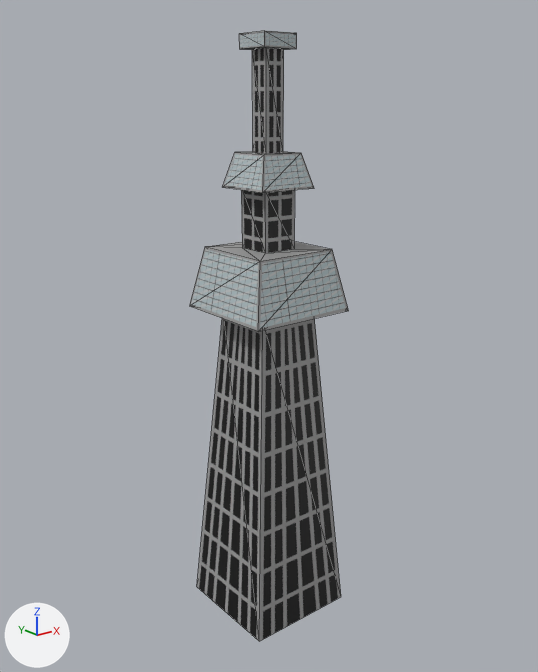
One commit to the FBX model asset/model/taw-.fbx: the scene before it, then after it.
Rendered twice from a 50 mm lens placed at (-0.0487, -0.061, 0.0591), pointed at (0.0003, 0.0002, 0.0346). The lights are fixed; the arrows at lower left show +X, +Y and +Z. The picture after the commit comes second. Mesh edges are drawn as thin lines. Where no turn or scale is listed for an object, it has been applied to the vertices.

Before the edit, the objects in view are built like this:
```python
me_mesh = bpy.data.meshes.new('Mesh')
me_mesh.from_pydata(...)  # 49 vertices, 94 faces; spans x -0.0063..0.0063, y -0.0063..0.0063, z 0.0..0.0637
me_mesh.materials.append(mat_lambert17)  # picture img_texturetowermain_v2_png
ob_pcube12 = bpy.data.objects.new('pCube12', me_mesh)
ob_pcube12.location = (0.0, 0.0, 0.0019)
```
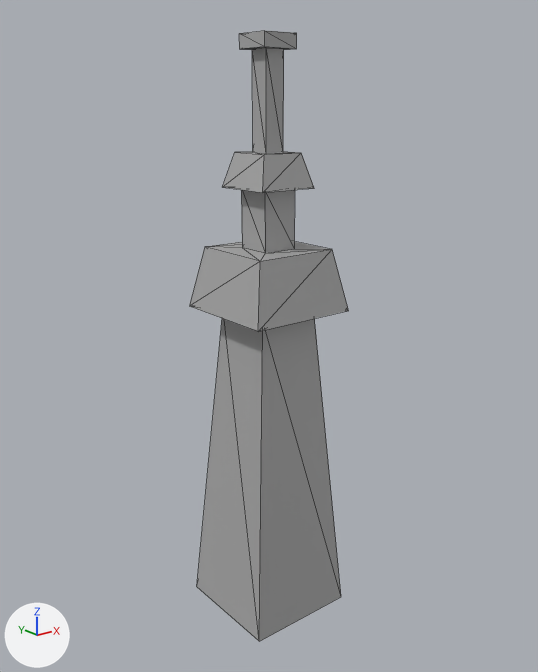
The edits, one by one:
Material 'standardSurface1' (mat_standardsurface1) is new.
Its base color is (0.4, 0.4, 0.4) (grey #aaaaaa).
me_mesh has 49 vertices, 94 faces and spans x -0.0063..0.0063, y -0.0063..0.0063, z 0.0..0.0637.
me_mesh no longer uses material mat_lambert17 (picture img_texturetowermain_v2_png).
me_mesh gains material mat_standardsurface1 (grey #aaaaaa).

What differs and where, as boxes (x1, y1, x2, y2) in the pictures (538 x 672 px):
'pCube12', recoloured: (190, 30, 347, 641) in both
